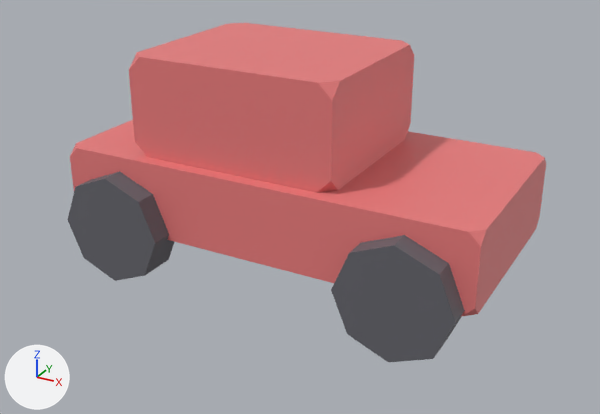
The glTF model public/studio/v2.15.0/d_car/model.glb as it was, and as the next commit left it.
Before and after are seen from a 50 mm lens placed at (3.48, -6.42, 2.98), pointed at (0.04, -0.16, -0.15). Every picture has the same lights, and +X, +Y and +Z are marked at lower left. The first picture is the older version. Where no turn or scale is listed for an object, it has been applied to the vertices.

Objects in the first picture: 'part0', 'part1', 'part3', 'part5'.
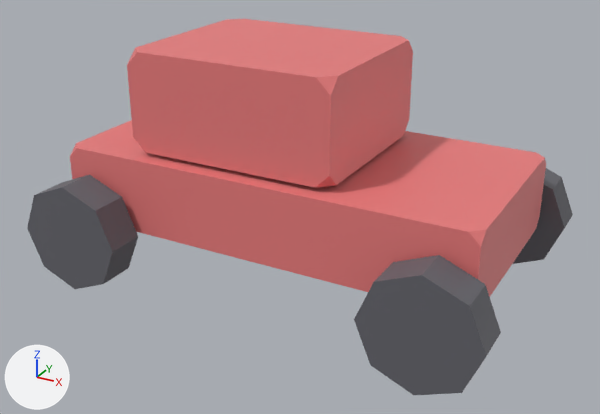
Changed parts and their boxes [x1, y1, x2, y2] in the pictures (600 x 414 px):
'part1', moved: before [129, 23, 414, 193]; after [127, 19, 413, 188]
'part3', moved: before [331, 235, 465, 362]; after [354, 255, 501, 395]
'part5', moved: before [68, 171, 174, 281]; after [27, 174, 138, 289]
'part2', moved (not visible before): after [513, 168, 573, 264]

Edits to the bpy script that builds the scene:
```text
Change me_geometry_1:
    used by ob_part1; location = (0.0, 0.0, 0.0)
    remove me_geometry_1.from_pydata(...)  # 24 vertices, 44 faces; spans x -1.3..0.7, y -0.85..0.85, z 0.36..1.28
    add me_geometry_1.from_pydata(...)  # 24 vertices, 44 faces; spans x -1.31..0.69, y -0.85..0.85, z 0.4..1.32
    me_geometry_1 part 1: the whole mesh is moved by (-0.01, 0.0, 0.04)
Change me_geometry_2:
    used by ob_part2; location = (0.0, 0.0, 0.0)
    remove me_geometry_2.from_pydata(...)  # 18 vertices, 32 faces; spans x 0.88..1.92, y 0.82..1.18, z -0.82..0.22
    add me_geometry_2.from_pydata(...)  # 18 vertices, 32 faces; spans x 1.189..2.229, y 1.041..1.401, z -0.886..0.154
    me_geometry_2 part 2: the whole mesh is moved by (0.309, 0.221, -0.066)
Change me_geometry_3:
    used by ob_part3; location = (0.0, 0.0, 0.0)
    remove me_geometry_3.from_pydata(...)  # 18 vertices, 32 faces; spans x 0.88..1.92, y -1.18..-0.82, z -0.82..0.22
    add me_geometry_3.from_pydata(...)  # 18 vertices, 32 faces; spans x 1.189..2.229, y -1.401..-1.041, z -0.886..0.154
    me_geometry_3 part 3: the whole mesh is moved by (0.309, -0.221, -0.066)
Change me_geometry_5:
    used by ob_part5; location = (0.0, 0.0, 0.0)
    remove me_geometry_5.from_pydata(...)  # 18 vertices, 32 faces; spans x -1.92..-0.88, y -1.18..-0.82, z -0.82..0.22
    add me_geometry_5.from_pydata(...)  # 18 vertices, 32 faces; spans x -2.229..-1.189, y -1.401..-1.041, z -0.886..0.154
    me_geometry_5 part 4: the whole mesh is moved by (-0.309, -0.221, -0.066)
```
